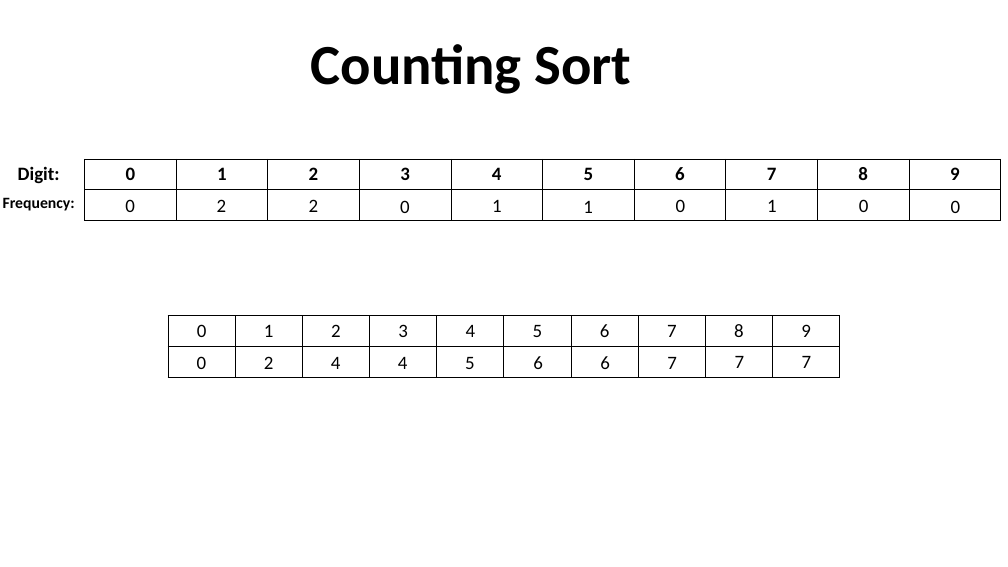
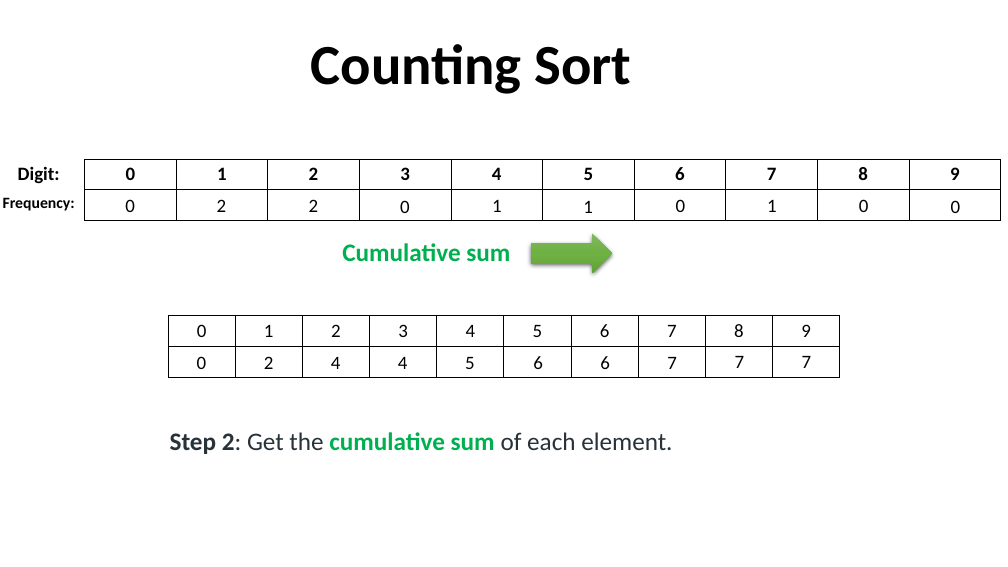
Before and after one commit to robitussin/CCDATRCL, a slide deck: slide 4 of 5 - Sorting Algorithms/Counting Sort.pptx. Drawn at 1008x567 pixels with LibreOffice and Linux fonts; fonts in the diff are those of the drawing; background and template pictures are left out. Boxes give left, top, right and bottom in pixels: in the first picture for what was removed or moved away, otherwise in the second. Text is boxed around its words. In the diff, an @@ line names an element or a change of style, - is before the commit and + after.

Commit message:
Added counting and radix sort

```diff
--- a/5 - Sorting Algorithms/Counting Sort.pptx
+++ b/5 - Sorting Algorithms/Counting Sort.pptx
@@ right arrow added at [532,234,613,274], fill gradient #81B861 to #6FB242 to #62A336 @@
@@ text added at [342,243,510,262], 24 pt, text #00B050, bold @@
+Cumulative sum
@@ text added at [170,432,672,454], 24 pt, text #273239 @@
+Step 2: Get the cumulative sum of each element.
```
Also in this commit, not shown: 2 other slides changed, 4 other files.
